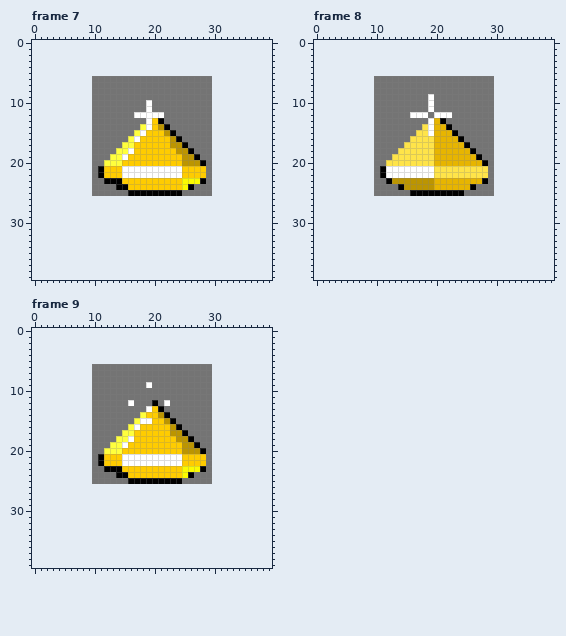
Edited in one commit: animated GIF sprite (gem/yellow-gem-animation.gif). Above is the file before it was changed.
The file is 20x20 pixels, 10 frames. Shown: frame 7, frame 8, frame 9. The old version is drawn lined up with the new one, on the new canvas. The commit also changed other frames, which this record leaves out.
After the commit:
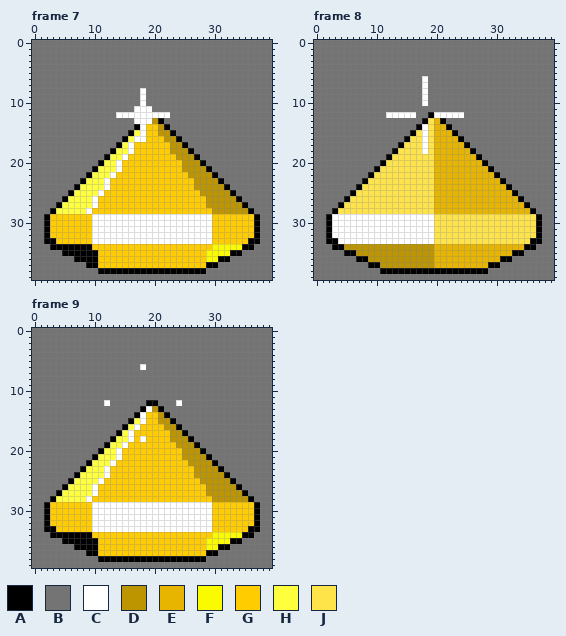
Palette (. is transparent): A #000000  B #747474  C #ffffff  D #bc9500  E #e7b500  F #fbfb00  G #ffcc00  H #ffff3d  J #ffe449
Commit: docs: Update gem image size
The edit:
canvas 20x20 -> 40x40, the old top-left corner now at 10,6
Changed rows in their new state; - is an unchanged pixel.
Frame 7:
first column x 0:
 0 BBBBBBBBBBBBBBBBBBBBBBBBBBBBBBBBBBBBBBBB
 1 BBBBBBBBBBBBBBBBBBBBBBBBBBBBBBBBBBBBBBBB
 2 BBBBBBBBBBBBBBBBBBBBBBBBBBBBBBBBBBBBBBBB
 3 BBBBBBBBBBBBBBBBBBBBBBBBBBBBBBBBBBBBBBBB
 4 BBBBBBBBBBBBBBBBBBBBBBBBBBBBBBBBBBBBBBBB
 5 BBBBBBBBBBBBBBBBBBBBBBBBBBBBBBBBBBBBBBBB
 6 BBBBBBBBBB--------------------BBBBBBBBBB
 7 BBBBBBBBBB--------------------BBBBBBBBBB
 8 BBBBBBBBBB--------C-----------BBBBBBBBBB
 9 BBBBBBBBBB--------C-----------BBBBBBBBBB
10 BBBBBBBBBB--------CB----------BBBBBBBBBB
11 BBBBBBBBBB-------CC-----------BBBBBBBBBB
12 BBBBBBBBBB----CCC-----C-------BBBBBBBBBB
13 BBBBBBBBBB-------CC-D---------BBBBBBBBBB
14 BBBBBBBBBB-------ACG----------BBBBBBBBBB
15 BBBBBBBBBB------A----D--------BBBBBBBBBB
16 BBBBBBBBBB-----A--C---D-------BBBBBBBBBB
17 BBBBBBBBBB----A-C-------------BBBBBBBBBB
18 BBBBBBBBBB---A---------D------BBBBBBBBBB
19 BBBBBBBBBB--A-----------D-----BBBBBBBBBB
20 BBBBBBBBBB-A--C---------------BBBBBBBBBB
21 BBBBBBBBBBAHHHCGGGGGGGGGGDDDDABBBBBBBBBB
22 BBBBBBBBBAHHHC-GGGGGGGGGG-DDDDABBBBBBBBB
23 BBBBBBBBAHHHCGG----------GGDDDDABBBBBBBB
24 BBBBBBBAHHHHCGGG---------GGDDDDDABBBBBBB
25 BBBBBBAHHHHCGGGGGGGGGGGGGGGGDDDDDABBBBBB
26 BBBBBAHHHHCGGGGGGGGGGGGGGGGGGDDDDDABBBBB
27 BBBBAHHHHHCGGGGGGGGGGGGGGGGGGDDDDDDABBBB
28 BBBAHHHHHCGGGGGGGGGGGGGGGGGGGGDDDDDDABBB
29 BBAGGGGGGGCCCCCCCCCCCCCCCCCCCCGGGGGGGABB
30 BBAGGGGGGGCCCCCCCCCCCCCCCCCCCCGGGGGGGABB
31 BBAGGGGGGGCCCCCCCCCCCCCCCCCCCCGGGGGGGABB
32 BBAGGGGGGGCCCCCCCCCCCCCCCCCCCCGGGGGGGABB
33 BBAAGGGGGGCCCCCCCCCCCCCCCCCCCCGGGGGGAABB
34 BBBAAAAAAAGGGGGGGGGGGGGGGGGGGGFFFFFAABBB
35 BBBBBAAAAAAGGGGGGGGGGGGGGGGGGFFFFAABBBBB
36 BBBBBBBAAAAGGGGGGGGGGGGGGGGGGFFAABBBBBBB
37 BBBBBBBBBAAGGGGGGGGGGGGGGGGGGAABBBBBBBBB
38 BBBBBBBBBBBAAAAAAAAAAAAAAAAAABBBBBBBBBBB
39 BBBBBBBBBBBBBBBBBBBBBBBBBBBBBBBBBBBBBBBB
Frame 8:
first column x 0:
 0 BBBBBBBBBBBBBBBBBBBBBBBBBBBBBBBBBBBBBBBB
 1 BBBBBBBBBBBBBBBBBBBBBBBBBBBBBBBBBBBBBBBB
 2 BBBBBBBBBBBBBBBBBBBBBBBBBBBBBBBBBBBBBBBB
 3 BBBBBBBBBBBBBBBBBBBBBBBBBBBBBBBBBBBBBBBB
 4 BBBBBBBBBBBBBBBBBBBBBBBBBBBBBBBBBBBBBBBB
 5 BBBBBBBBBBBBBBBBBBBBBBBBBBBBBBBBBBBBBBBB
 6 BBBBBBBBBB--------C-----------BBBBBBBBBB
 7 BBBBBBBBBB--------C-----------BBBBBBBBBB
 8 BBBBBBBBBB--------C-----------BBBBBBBBBB
 9 BBBBBBBBBB--------CB----------BBBBBBBBBB
10 BBBBBBBBBB--------CB----------BBBBBBBBBB
11 BBBBBBBBBB---------B----------BBBBBBBBBB
12 BBBBBBBBBB--CCCC-BBA---CC-----BBBBBBBBBB
13 BBBBBBBBBB--------AJ----------BBBBBBBBBB
14 BBBBBBBBBB-------ACJ----------BBBBBBBBBB
15 BBBBBBBBBB------A-CJ----------BBBBBBBBBB
16 BBBBBBBBBB-----A--C-----------BBBBBBBBBB
17 BBBBBBBBBB----A---C-----------BBBBBBBBBB
18 BBBBBBBBBB---A----C-----------BBBBBBBBBB
19 BBBBBBBBBB--A-----------------BBBBBBBBBB
20 BBBBBBBBBB-A------------------BBBBBBBBBB
21 BBBBBBBBBBAJJJJJJJJJEEEEEEEEEABBBBBBBBBB
22 BBBBBBBBBAJJJJJJJJJJEEEEEEEEEEABBBBBBBBB
23 BBBBBBBBAJJJJJJJJJJJ--------EEEABBBBBBBB
24 BBBBBBBAJJJJJJJJJJJJ------EEEEEEABBBBBBB
25 BBBBBBAJJJJJJJJJJJJJEEEEEEEEEEEEEABBBBBB
26 BBBBBAJJJJJJJJJJJJJJEEEEEEEEEEEEEEABBBBB
27 BBBBAJJJJJJJJJJJJJJJEEEEEEEEEEEEEEEABBBB
28 BBBAJJJJJJJJJJJJJJJJEEEEEEEEEEEEEEEEABBB
29 BBACCCCCCCCCCCCCCCCCJJJJJJJJJJJJJJJJJABB
30 BBACCCCCCCCCCCCCCCCCJJJJJJJJJJJJJJJJJABB
31 BBACCCCCCCCCCCCCCCCCJJJJJJJJJJJJJJJJJABB
32 BBACCCCCCCCCCCCCCCCCJJJJJJJJJJJJJJJJJABB
33 BBAACCCCCCCCCCCCCCCCJJJJJJJJJJJJJJJJAABB
34 BBBAADDDDDDDDDDDDDDDEEEEEEEEEEEEEEEAABBB
35 BBBBBAADDDDDDDDDDDDDEEEEEEEEEEEEEAABBBBB
36 BBBBBBBAADDDDDDDDDDDEEEEEEEEEEEAABBBBBBB
37 BBBBBBBBBAADDDDDDDDDEEEEEEEEEAABBBBBBBBB
38 BBBBBBBBBBBAAAAAAAAAAAAAAAAAABBBBBBBBBBB
39 BBBBBBBBBBBBBBBBBBBBBBBBBBBBBBBBBBBBBBBB
Frame 9:
first column x 0:
 0 BBBBBBBBBBBBBBBBBBBBBBBBBBBBBBBBBBBBBBBB
 1 BBBBBBBBBBBBBBBBBBBBBBBBBBBBBBBBBBBBBBBB
 2 BBBBBBBBBBBBBBBBBBBBBBBBBBBBBBBBBBBBBBBB
 3 BBBBBBBBBBBBBBBBBBBBBBBBBBBBBBBBBBBBBBBB
 4 BBBBBBBBBBBBBBBBBBBBBBBBBBBBBBBBBBBBBBBB
 5 BBBBBBBBBBBBBBBBBBBBBBBBBBBBBBBBBBBBBBBB
 6 BBBBBBBBBB--------C-----------BBBBBBBBBB
 7 BBBBBBBBBB--------------------BBBBBBBBBB
 8 BBBBBBBBBB--------------------BBBBBBBBBB
 9 BBBBBBBBBB---------B----------BBBBBBBBBB
10 BBBBBBBBBB--------------------BBBBBBBBBB
11 BBBBBBBBBB--------------------BBBBBBBBBB
12 BBBBBBBBBB--C---B--A--B-C-----BBBBBBBBBB
13 BBBBBBBBBB--------A-D---------BBBBBBBBBB
14 BBBBBBBBBB-------AC-----------BBBBBBBBBB
15 BBBBBBBBBB------A--G-D--------BBBBBBBBBB
16 BBBBBBBBBB-----A------D-------BBBBBBBBBB
17 BBBBBBBBBB----A-C-------------BBBBBBBBBB
18 BBBBBBBBBB---A----C----D------BBBBBBBBBB
19 BBBBBBBBBB--A-----------D-----BBBBBBBBBB
20 BBBBBBBBBB-A--C---------------BBBBBBBBBB
21 BBBBBBBBBBAHHHCGGGGGGGGGGDDDDABBBBBBBBBB
22 BBBBBBBBBAHHHC-GGGGGGGGGG-DDDDABBBBBBBBB
23 BBBBBBBBAHHHCGG----------GGDDDDABBBBBBBB
24 BBBBBBBAHHHHCGGG---------GGDDDDDABBBBBBB
25 BBBBBBAHHHHCGGGGGGGGGGGGGGGGDDDDDABBBBBB
26 BBBBBAHHHHCGGGGGGGGGGGGGGGGGGDDDDDABBBBB
27 BBBBAHHHHHCGGGGGGGGGGGGGGGGGGDDDDDDABBBB
28 BBBAHHHHHCGGGGGGGGGGGGGGGGGGGGDDDDDDABBB
29 BBAGGGGGGGCCCCCCCCCCCCCCCCCCCCGGGGGGGABB
30 BBAGGGGGGGCCCCCCCCCCCCCCCCCCCCGGGGGGGABB
31 BBAGGGGGGGCCCCCCCCCCCCCCCCCCCCGGGGGGGABB
32 BBAGGGGGGGCCCCCCCCCCCCCCCCCCCCGGGGGGGABB
33 BBAAGGGGGGCCCCCCCCCCCCCCCCCCCCGGGGGGAABB
34 BBBAAAAAAAGGGGGGGGGGGGGGGGGGGGFFFFFAABBB
35 BBBBBAAAAAAGGGGGGGGGGGGGGGGGGFFFFAABBBBB
36 BBBBBBBAAAAGGGGGGGGGGGGGGGGGGFFAABBBBBBB
37 BBBBBBBBBAAGGGGGGGGGGGGGGGGGGAABBBBBBBBB
38 BBBBBBBBBBBAAAAAAAAAAAAAAAAAABBBBBBBBBBB
39 BBBBBBBBBBBBBBBBBBBBBBBBBBBBBBBBBBBBBBBB
Changed places in both pictures, as pixel boxes (x1, y1, x2, y2):
changed: (32, 40, 272, 280)
changed: (314, 40, 554, 280)
changed: (32, 328, 272, 568)
